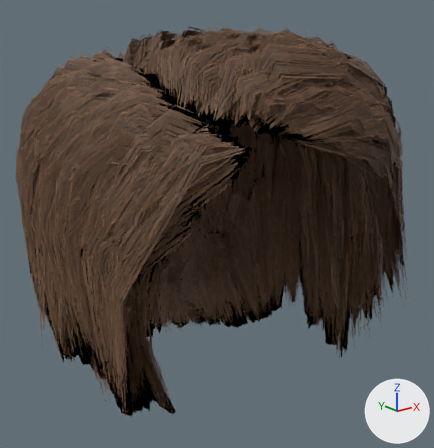
The glTF model clothing/female/hair/hair_3.glb as it was, and as the next commit left it.
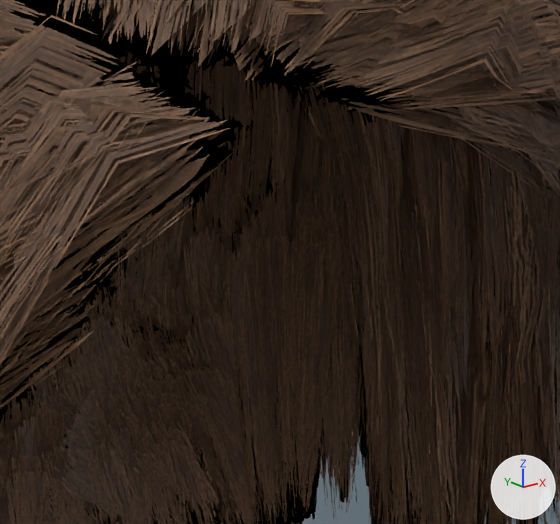
Each version appears first whole from a camera (50 mm lens) standing at (-0.242, -0.31, 1.764) and looking at (0.011, 0.006, 1.638), and next in a close-up on the part from 36% to 88% of the width and 22% to 69% of the height. Arrows for +X, +Y and +Z are at lower right; the lights stay in place. The older version's two pictures come first.

Objects in the first close-up: 'hair_3'.
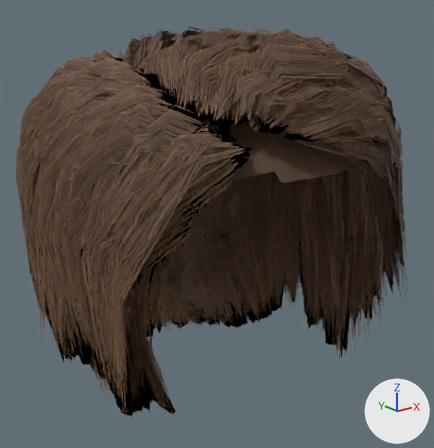
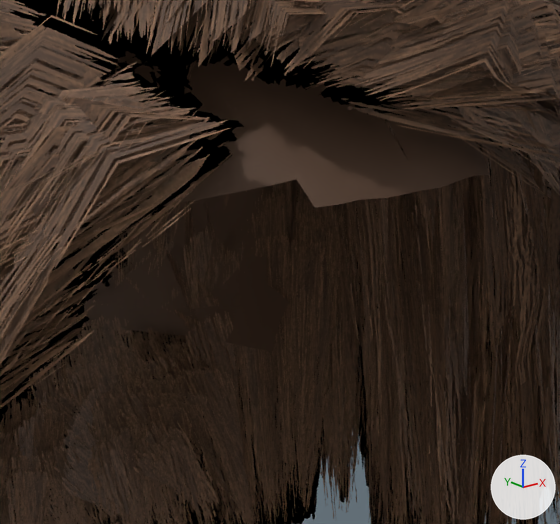
What differs and where, as boxes (x1, y1, x2, y2) in the close-ups (560 x 524 px):
part 1 of me_hair_3, added (brown): after (71, 50, 490, 354)

The change, as a diff of the scene's bpy script:
```diff
--- a/clothing/female/hair/hair_3.glb.py
+++ b/clothing/female/hair/hair_3.glb.py
@@ me_hair_3 @@
 # used by ob_hair_3; location = (0.0, 0.0, 0.0)
-me_hair_3.from_pydata(...)  # 10307 vertices, 7000 faces; spans x -0.123..0.142, y -0.12..0.134, z 1.504..1.773
+me_hair_3.from_pydata(...)  # 10653 vertices, 7576 faces; spans x -0.123..0.142, y -0.12..0.134, z 1.504..1.773
+# me_hair_3 part 1: a new loose piece of 346 vertices spanning x -0.077..0.079, y -0.1..0.09, z 1.599..1.737, in mat_hair_3
 me_hair_3.materials.append(mat_hair_3)
```
